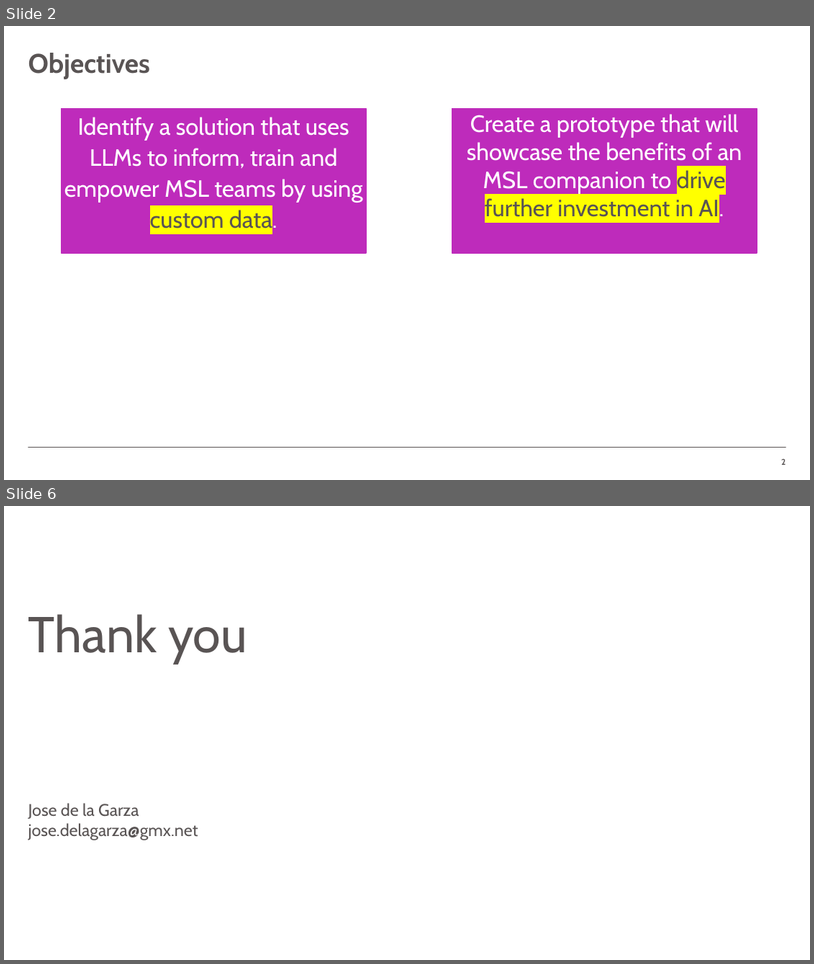
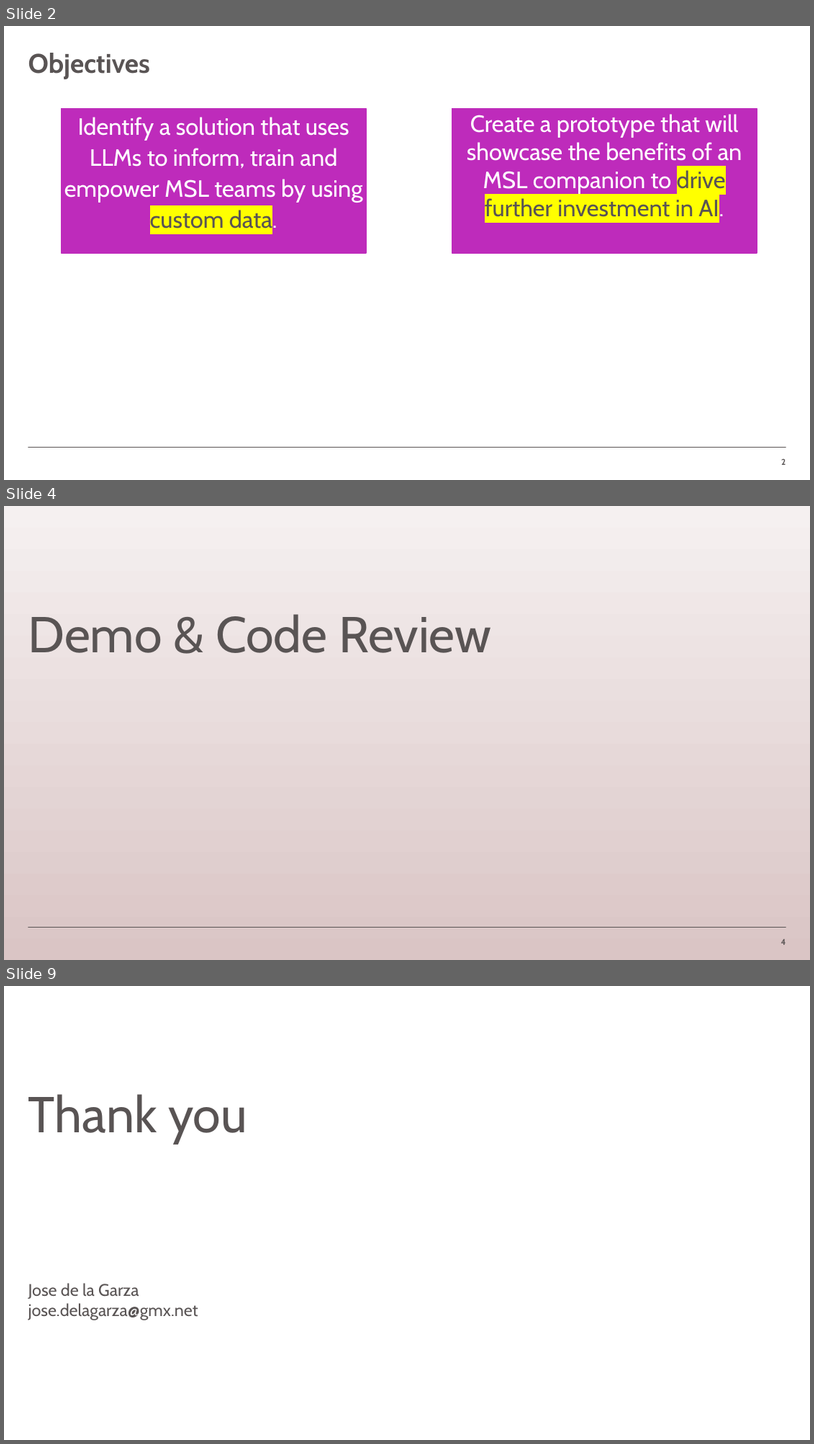
Before and after one commit to jcdlg/document-qa, a slide deck: ppt/msl-companion.pptx. Shown one above the other, each under a label of ours: slides 2 and 6 before the commit, slides 2, 4 and 9 after it; the slides between them are not shown. The pictures are 814x964 and 814x1444 pixels, drawn with LibreOffice and Linux fonts; fonts in the diff are those of the drawing; background and template pictures are left out. Boxes give left, top, right and bottom in pixels: in the first picture for what was removed or moved away, otherwise in the second. Text is boxed around its words. In the diff, an @@ line names an element or a change of style, - is before the commit and + after.

```diff
--- a/ppt/msl-companion.pptx
+++ b/ppt/msl-companion.pptx
@@ slide 4 added at [4, 506, 810, 960], background gradient #F5F0F0 to #DAC5C5; not listed: 1 template element that a slide beside it also shows @@
@@ title added at [28, 614, 491, 653], 60 pt, text #595454 @@
+Demo & Code Review
@@ page number added at [782, 939, 787, 944], 10 pt, text #595454, bold @@
+4
@@ what was slide 6 is now slide 9 @@
```
Also in this commit, not shown: 2 slides changed, 3 other slides added, 1 slide removed, 4 other files.
